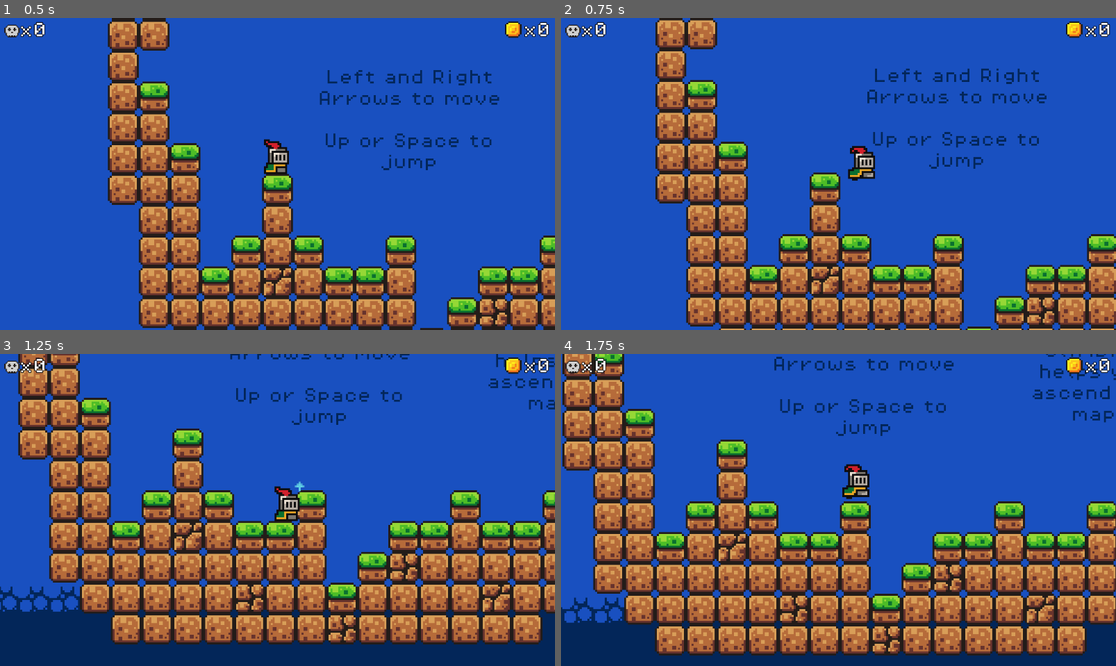
Above: before the commit, frames 1-4 (two rows, left to right).
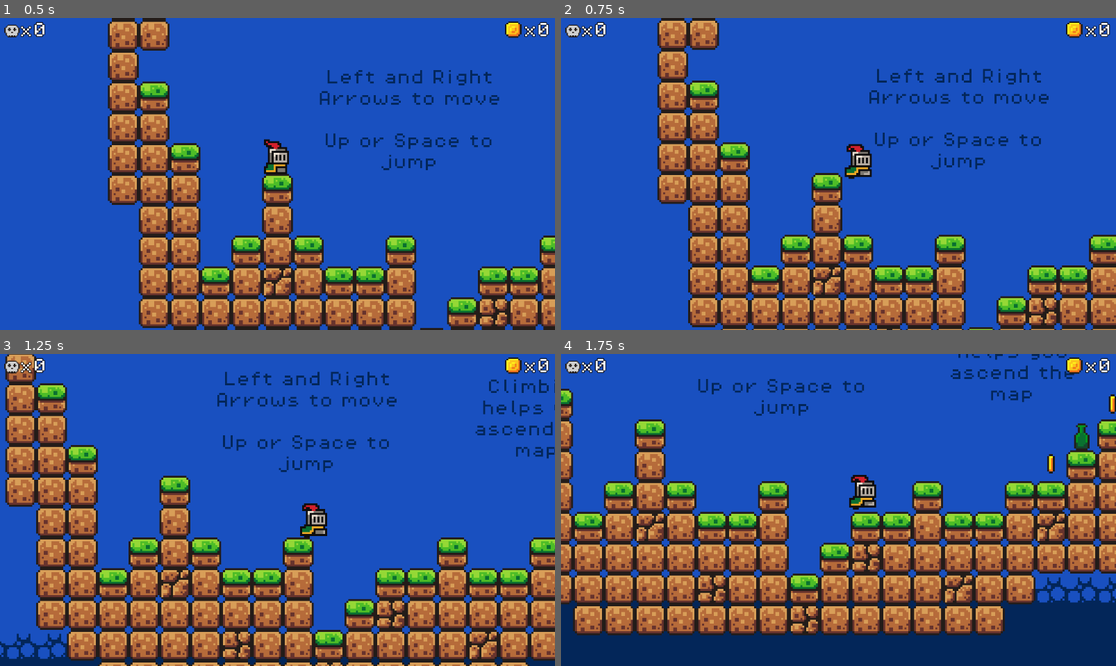
Above: after the commit, the same moments.

Repository: bdonet/FirstGameGodot
Game: Godot game, scene res://Scenes/game.tscn
Two runs of this game, one before a commit and one after it. Both use one fixed random seed, a clock stepped at 60 frames per second and the inputs below.
Inputs:
- Up to frame 1 (0.5 s): no input
- Up to frame 2 (0.75 s): hold Right (move_right) from 0.53 s (still down)
- Up to frame 3 (1.25 s): keep holding Right (move_right); tap Space (jump) at 0.77 s
- Up to frame 4 (1.75 s): keep holding Right (move_right); tap Space (jump) at 1.52 s

Frame 1 is identical in both runs. In frame 2, 15% of the frame differs, in the area x 17-100%, y 0-100%; in frame 3, 53%; in frame 4, 55%, in the area x 0-100%, y 0-97%.

Commit message:
Slowed character down a touch
This should allow players to have finer control over the character
instead of overshooting platforms too often.

Diff:
--- a/Scripts/player.gd
+++ b/Scripts/player.gd
@@ -1,6 +1,6 @@
 extends CharacterBody2D
 
-const SPEED = 130.0
+const SPEED = 112.0
 const JUMP_VELOCITY = -190.0
 const LOW_CLIMB_VELOCITY = -230.0
 const HIGH_CLIMB_VELOCITY = -320.0
